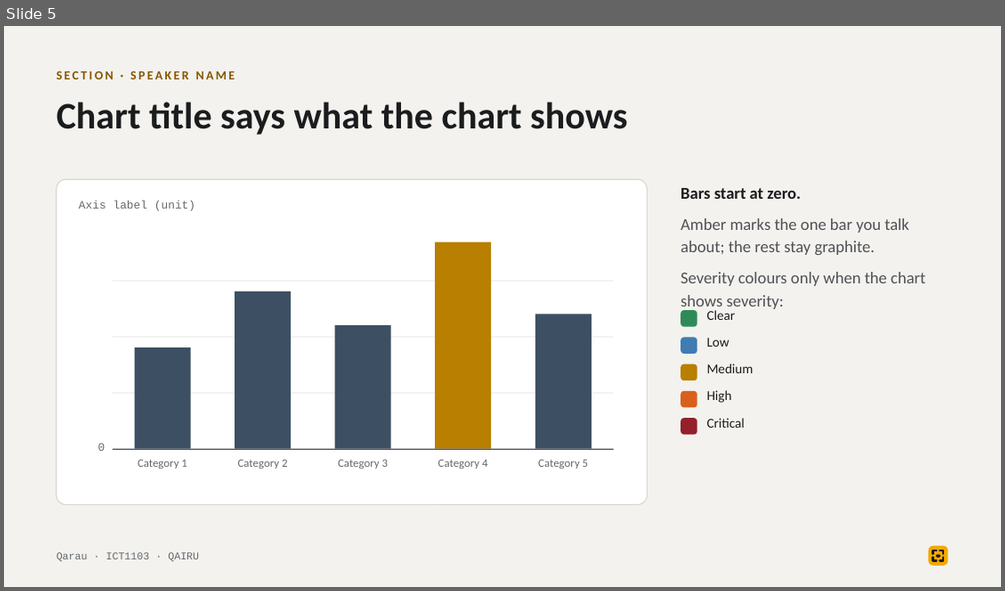
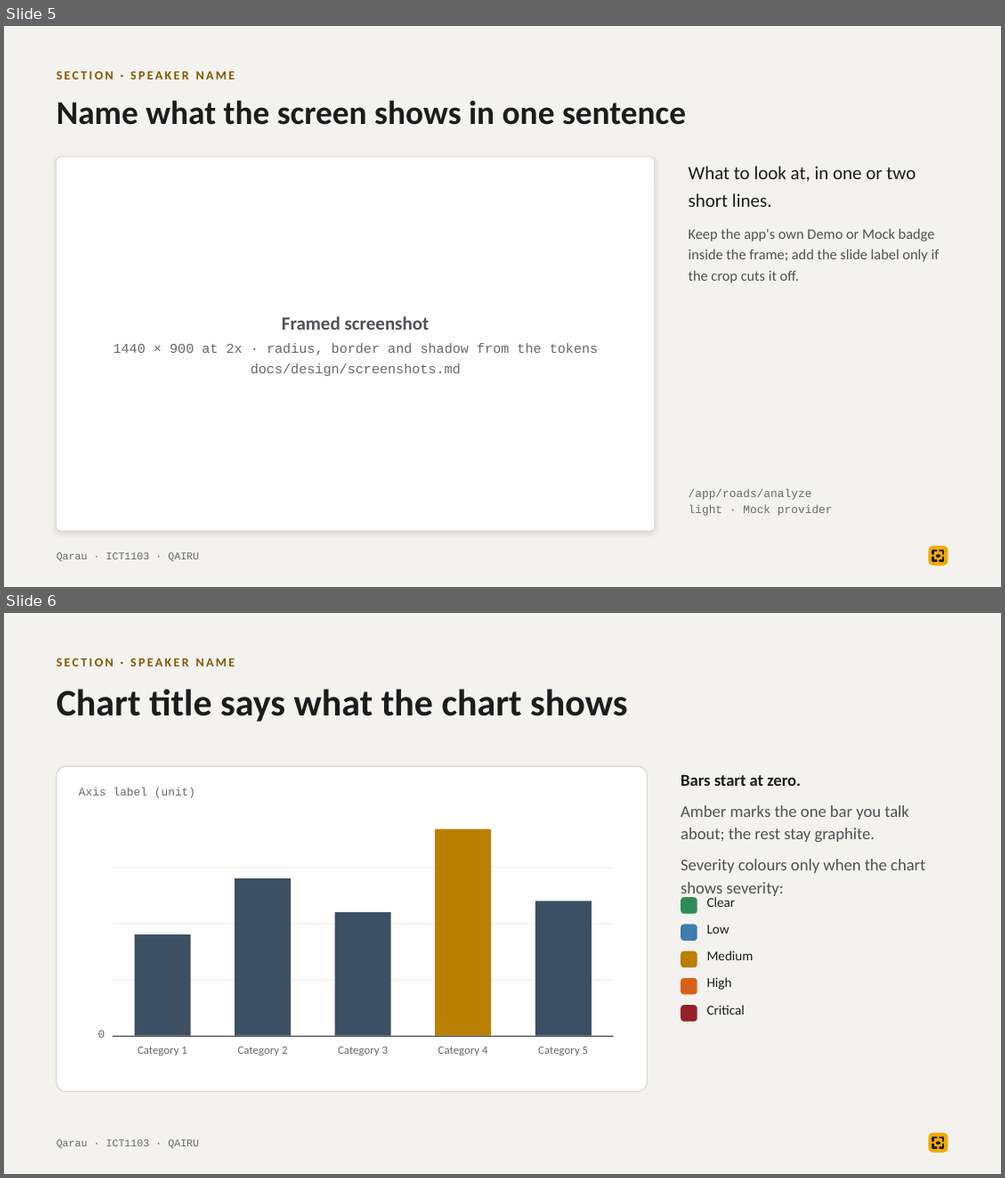
Before and after one commit to tairqaldy/jolscan-ict-final-1st-trimester, a slide deck: docs/design/slide-template/qarau-slide-template.pptx. Shown one above the other, each under a label of ours: slide 5 before the commit, slides 5 and 6 after it. The pictures are 1005x591 and 1005x1178 pixels, drawn with LibreOffice and Linux fonts; fonts in the diff are those of the drawing. Boxes give left, top, right and bottom in pixels: in the first picture for what was removed or moved away, otherwise in the second. Text is boxed around its words. In the diff, an @@ line names an element or a change of style, - is before the commit and + after.

Commit message:
G-56: add the screenshot frame to the slide template (large screenshot slide)

```diff
--- a/docs/design/slide-template/qarau-slide-template.pptx
+++ b/docs/design/slide-template/qarau-slide-template.pptx
@@ slide 5 added at (4, 26, 1001, 587), background #F3F2EE @@
@@ text added at (57, 71, 235, 79), 12 pt, text #855700, bold @@
+SECTION · SPEAKER NAME
@@ text added at (57, 100, 686, 125), 32 pt, text #1B1C1E, bold @@
+Name what the screen shows in one sentence
@@ rounded rectangle added at (57, 157, 655, 531), fill #FFFFFF, outline #DAD7CF 0.75 pt @@
@@ text added at (688, 166, 939, 283), 14 pt, text #4F5156 @@
+What to look at, in one or two short lines.
+Keep the app's own Demo or Mock badge inside the frame; add the slide label only if the crop cuts it off.
@@ text added at (113, 316, 599, 376), 13 pt, text #66686D @@
+Framed screenshot
+1440 × 900 at 2x · radius, border and shadow from the tokens
+docs/design/screenshots.md
@@ text added at (688, 489, 833, 516), 11 pt, text #66686D @@
+/app/roads/analyze
+light · Mock provider
@@ text added at (57, 552, 199, 561), 10 pt, text #66686D @@
+Qarau · ICT1103 · QAIRU
@@ rounded rectangle added at (928, 546, 947, 565), fill #F2A900 @@
@@ freeform shape added at (933, 550, 937, 554), outline #1B1C1E 1.89 pt @@
@@ freeform shape added at (933, 557, 937, 561), outline #1B1C1E 1.89 pt @@
@@ ellipse added at (936, 554, 940, 557), fill #1B1C1E @@
@@ freeform shape added at (939, 550, 943, 554), outline #1B1C1E 1.89 pt @@
@@ freeform shape added at (939, 557, 943, 561), outline #1B1C1E 1.89 pt @@
@@ what was slide 5 is now slide 6 @@
```
Also in this commit, not shown: 1 slide changed, 2 other files.
